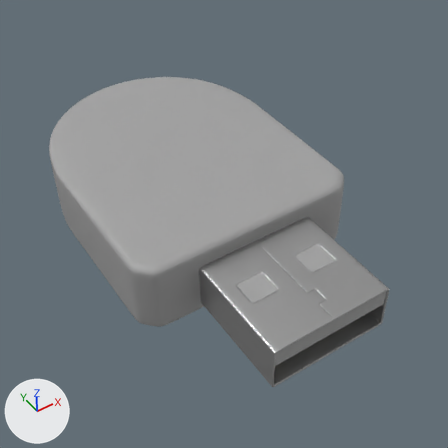
Two versions of the Blender file sketch/usb-imager.blend, one commit apart.
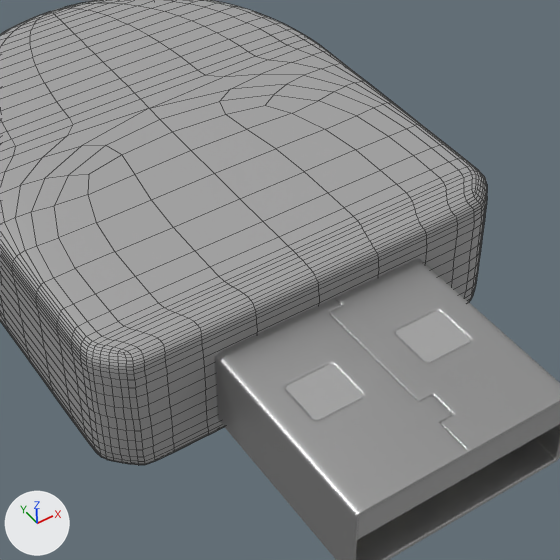
Each version appears first from the file's camera 'Camera.000', and next in a close-up on the part from 19% to 85% of the width and 18% to 84% of the height. Arrows for +X, +Y and +Z are at lower left; the lights stay in place. The close-ups show mesh edges as thin lines.

Objects in the first close-up: 'usb body', 'usb plug'.
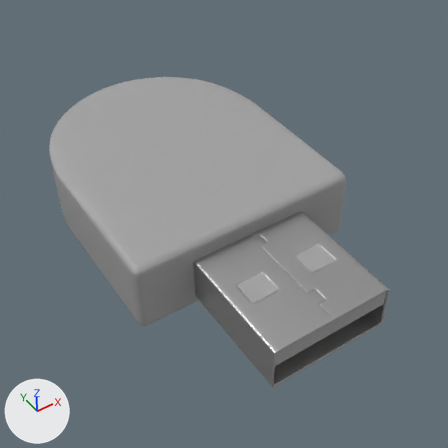
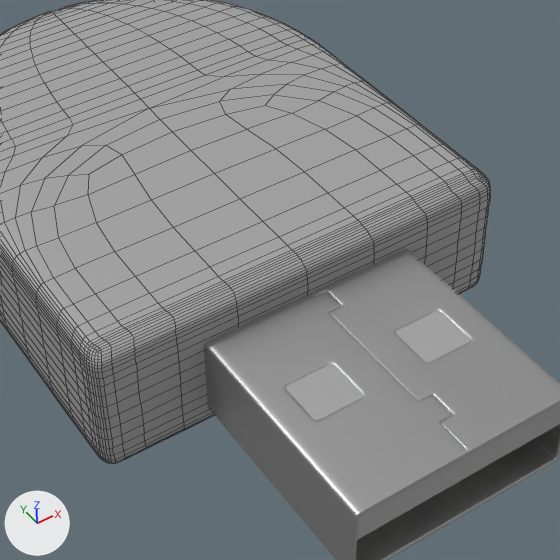
Commit message: / ‘sketch/usb-imager.blend’ + ‘sketch/usb-imager.blend -> sketch/usb-imager.blend1’

The change, as a list of edits to the scene's bpy script:
```text
Change me_cylinder:
    where me_cylinder.from_pydata(...)  # 82 vertices, 71 faces; spans x -1.41..1.41, y -1.96..1.56, z 0.0..0.47
    used by ob_usb_body; location = (-0.197, 2.178, 1.317); scale = (0.605, 0.605, 0.605)
    me_cylinder part 1: all 16 vertices in x -1.22..1.22, y -1.96..-1.89, z 0.0..0.47 are scaled about their middle by (1.12, 1, 1), then moved by (0.0, 0.11, 0.0)
```

Pixel boxes (x1, y1, x2, y2) of what changed, in the close-ups (560 x 560 px; the box of a moved part takes in the faces that stretch with it):
'usb body', reshaped: before (0, 0, 487, 465); after (0, 0, 491, 464)
part 1 of me_cylinder, moved or reshaped: before (92, 174, 487, 465); after (87, 171, 491, 464)
